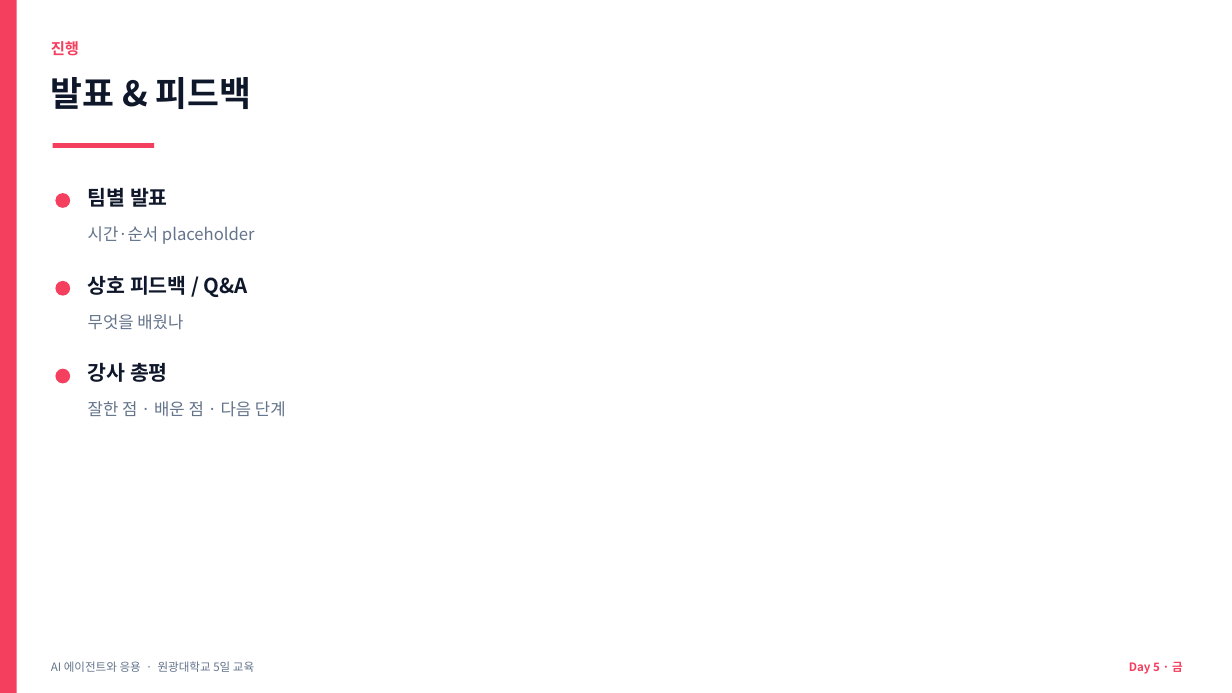
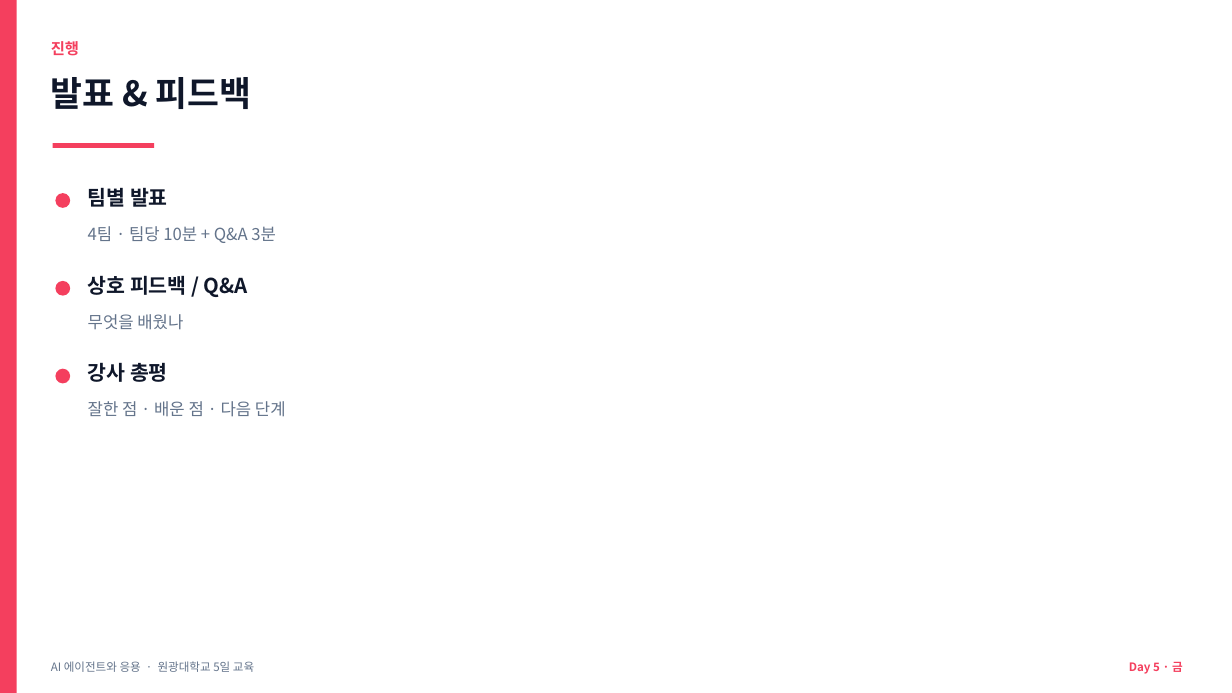
Before and after one commit to jyshin-22/wku-ai-agent-program, a slide deck: slide 19 of slides/day5.pptx. Drawn at 1232x693 pixels with LibreOffice and Linux fonts; fonts in the diff are those of the drawing. Boxes give left, top, right and bottom in pixels: in the first picture for what was removed or moved away, otherwise in the second. Text is boxed around its words. In the diff, an @@ line names an element or a change of style, - is before the commit and + after.

```diff
--- a/slides/day5.pptx
+++ b/slides/day5.pptx
@@ text at <box>88,226,276,243</box>: text changed @@
-시간·순서 placeholder
+4팀 · 팀당 10분 + Q&A 3분
```
Also in this commit, not shown: 2 other slides changed, 13 other files.
